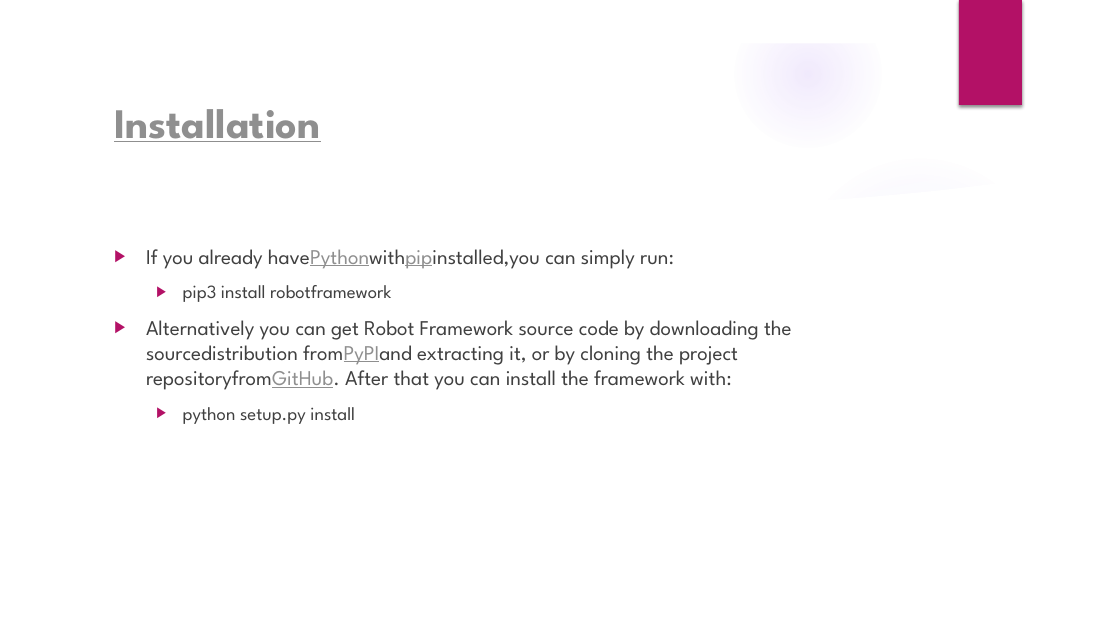
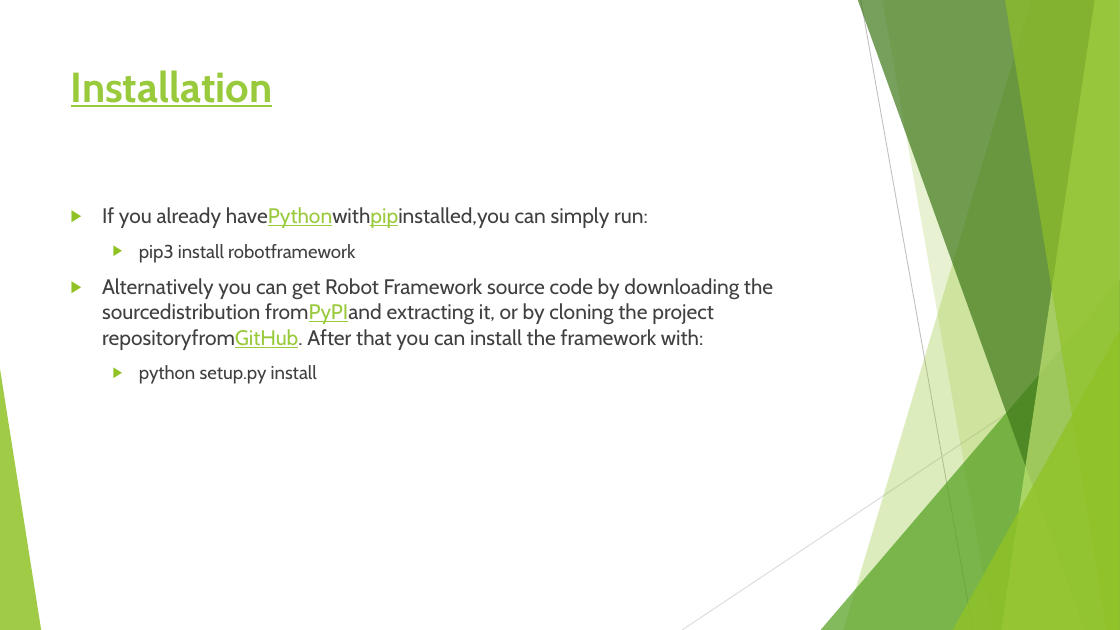
Before and after one commit to flyworker/python-automation-testing, a slide deck: slide 16 of document/Python_selenium.pptx (slide 6 before the commit). Drawn at 1120x630 pixels with LibreOffice and Linux fonts; fonts in the diff are those of the drawing; background and template pictures are left out. Boxes give left, top, right and bottom in pixels: in the first picture for what was removed or moved away, otherwise in the second. Text is boxed around its words. In the diff, an @@ line names an element or a change of style, - is before the commit and + after.

Commit message:
add python selenium slide

```diff
--- a/document/Python_selenium.pptx
+++ b/document/Python_selenium.pptx
@@ group removed at (0,0,1120,630): 5 ellipses, 3 freeform shapes @@
@@ rectangle removed at (959,0,1022,105) @@
@@ title "Installation": place and size @@
-title "Installation" at (114,109,320,142)
+title "Installation" at (71,70,273,107)
@@ title "Installation" at (71,70,273,107): font League Spartan to Cabin, text colour #8F8F8F to #99CA3C; vertical alignment middle to top @@
@@ text "If you already havePythonwithpipinstalled,you can ...": place and size @@
-text "If you already havePythonwithpipinstalled,you can ..." at (146,249,792,424)
+text "If you already havePythonwithpipinstalled,you can ..." at (102,207,773,384)
@@ text "If you already havePythonwithpipinstalled,you can ..." at (102,207,773,384): font League Spartan to Cabin; text colour #8F8F8F to #99CA3C in "havePythonwithpipinstalled,you", "fromPyPIand repositoryfromGitHub."; bullet colour #B31166 to #90C226 @@
@@ group added at (0,0,1120,630): 5 freeform shapes, 3 triangles, 2 lines @@
```
Also in this commit, not shown: 9 other slides changed, 10 slides added, 2 other files.
